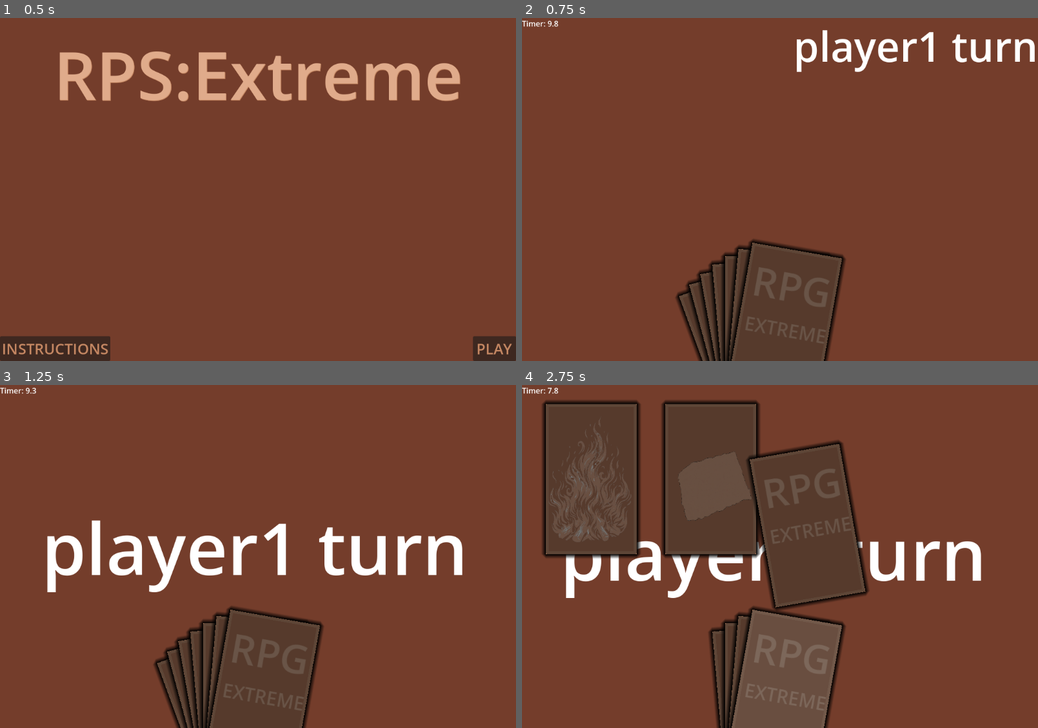
Above: before the commit, frames 1-4 (two rows, left to right).
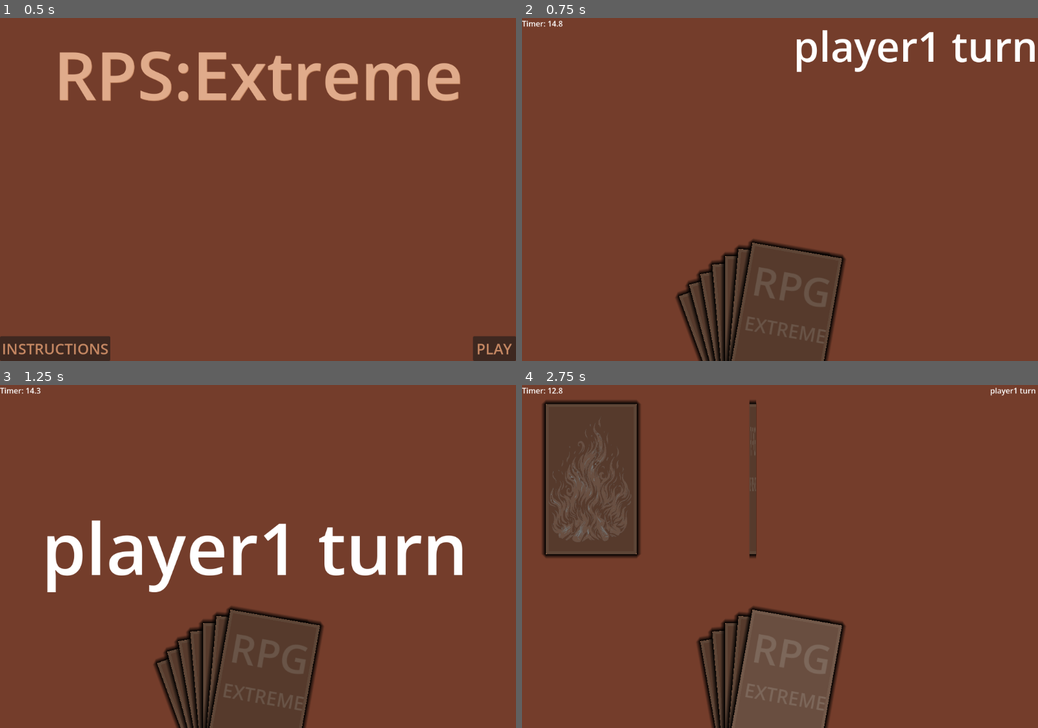
Above: after the commit, the same moments.

Repository: smkillerz777-star/RPS-Extreme
Game: Godot game, scene res://main_menu.tscn
The game is run twice, just before and just after one commit, with the same random seed, the same clock (stepped at 60 frames per second) and the same inputs.
Inputs (mouse positions are in pixels of both pictures, inside the frame that each line leads up to):
- Up to frame 1 (0.5 s): no input
- Up to frame 2 (0.75 s): click "PLAY" at 0.5 s
- Up to frame 3 (1.25 s): no input
- Up to frame 4 (2.75 s): click (749, 717) at 1.25 s; click (754, 710) at 2 s

Frame 1 is identical in both runs. In frame 2, less than 0.1% of the frame differs, in the area x 5-8%, y 0-3%; in frame 3, less than 0.1%; in frame 4, 17%, in the area x 5-100%, y 0-100%.

Commit message:
changed the turn_back,turn_front
now the turn_back and turn_front won't check the side of the card this is because when these functions are called instantly after the tween they are not able to update their side instantly so it is not able to turn

Diff:
--- a/rps-extreme/main_game.gd
+++ b/rps-extreme/main_game.gd
@@ -20,15 +20,19 @@
 
 func _on_timer_timeout() -> void:
 	if(turn==1):
-		$Label.text = "Player2 turn"
 		turn = 2
 		element2s1 += "Player2: "
 		global.selected1 = selected
 		selected = []
+		selection_end(global.selected1)
+		label_animation(global.player2+" turn")
+		selection_start()
 		$Timer.start()
+		print(turn)
 	else:
 		global.selected2 = selected
-		selection_end()
+		selection_end(global.selected2)
+		mmatch()
 
 func _on_fire_pressed() -> void:
 	element2_selected+=1
@@ -60,6 +64,8 @@
 	turn_over($rock)
 
 func turn_over(card):
+	if(tween == null or not tween.is_valid()):
+		tween = create_tween()
 	tween.tween_property(card,"scale:x",0.0,0.15)
 	if(card.get_child(0).get_node("back").visible == true):
 		tween.tween_property(card.get_child(0).get_node("back"),"visible",false,0.01)
@@ -82,30 +88,37 @@
 		turn_front(get_child(i))
 	$Time_left.visible = true
 	$Label.visible = true
-	turn = 1
-	match_game += 1
 	element2s1 = "Player1: "
 	$Timer.start()
 
-func selection_end():
+func selection_end(selected_cards):
 	$Time_left.visible = false
 	$Label.visible = false
+	for i in range(0,7):
+		if(selected_cards.find(i)==-1):
+			turn_back(get_child(i+4))
 	for i in range(4,11):
 		tween.tween_property(get_child(i),"position",Vector2(615,815),0.15)
-		turn_back(get_child(i))
+
+func turn_front(card):
+	if(tween == null or not tween.is_valid()):
+		tween = create_tween()
+	tween.tween_property(card,"scale:x",0.0,0.15)
+	tween.tween_property(card.get_child(0).get_node("back"),"visible",false,0.01)
+	tween.tween_property(card.get_child(0).get_node(NodePath(card.name)),"visible",true,0.01)
+	tween.tween_property(card,"scale:x",1.0,0.15)
+
+func turn_back(card):
+	if(tween == null or not tween.is_valid()):
+		tween = create_tween()
+	tween.tween_property(card,"scale:x",0.0,0.15)
+	tween.tween_property(card.get_child(0).get_node("back"),"visible",true,0.01)
+	tween.tween_property(card.get_child(0).get_node(NodePath(card.name)),"visible",false,0.01)
+	tween.tween_property(card,"scale:x",1.0,0.15)
+
+func mmatch():
 	print(global.selected1)
 	print(global.selected2)
-	mmatch()
-
-func turn_front(card):
-	if(card.get_child(0).get_node("back").visible == true):
-		turn_over(card)
-
-func turn_back(card):
-	if(card.get_child(0).get_node("back").visible == false):
-		turn_over(card)
-
-func mmatch():
 	print(match(global.selected1[0],global.selected2[0]))
 
 func match(element1,element2):
@@ -165,5 +178,7 @@
 	tween.tween_property($Label,"theme_override_font_sizes/font_size",150,0.35)
 	tween.tween_property($Label,"position",Vector2(80,250),0.35)
 	tween.tween_property($Label,"visible",true,0.15)
+	tween.tween_property($Label,"theme_override_font_sizes/font_size",16,0.15)
+	tween.tween_property($Label,"position",Vector2(980,0),0.15)
 	tween.set_trans(Tween.TRANS_SINE)
 	tween.set_ease(Tween.EASE_OUT)
--- a/rps-extreme/main_game.tscn
+++ b/rps-extreme/main_game.tscn
@@ -23,7 +23,7 @@
 color = Color(0.45490196, 0.23921569, 0.16862746, 1)
 
 [node name="Timer" type="Timer" parent="." unique_id=1912111264]
-wait_time = 10.0
+wait_time = 15.0
 one_shot = true
 autostart = true
 
